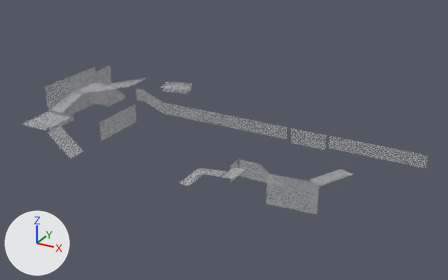
Renders of the FBX model Steel Heel Jam/Assets/Art/Meshes/Powerhouse/SM_Chainlink_01.fbx from each side of a commit.
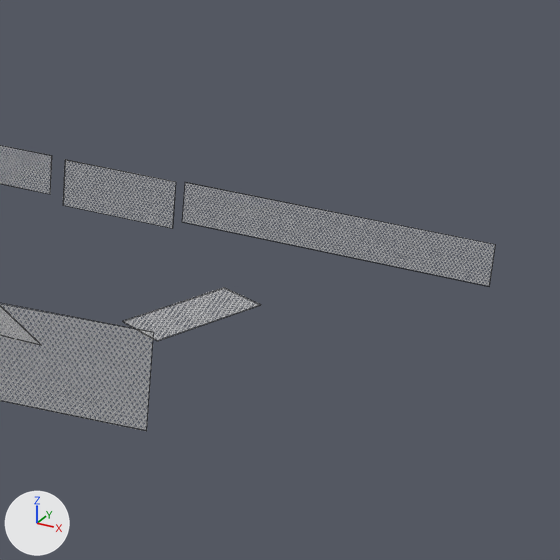
Old and new are each drawn whole from a 50 mm camera at (62.1, -121.1, 65.8) aimed at (-0.1, -8.0, 9.3) and again close up on the part from 60% to 100% of the width and 28% to 91% of the height. The lights are fixed; the arrows at lower left show +X, +Y and +Z. The close-ups show mesh edges as thin lines.

Script lines for the objects in view, before the commit:
```python
me_plane_003 = bpy.data.meshes.new('Plane.003')
me_plane_003.from_pydata(...)  # 250 vertices, 98 faces; spans x -41.3..40.8, y -30.1..14.3, z 1.4..19.9
me_plane_003.materials.append(mat_m_chainlink_01)
ob_sm_chainlink_01 = bpy.data.objects.new('SM_Chainlink_01', me_plane_003)
ob_sm_chainlink_01.location = (0.0, 0.0, 0.0)
```
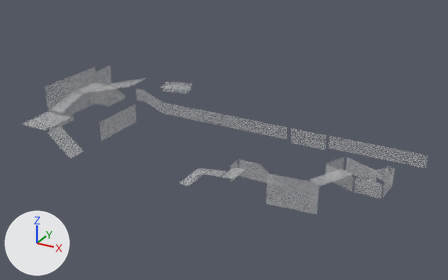
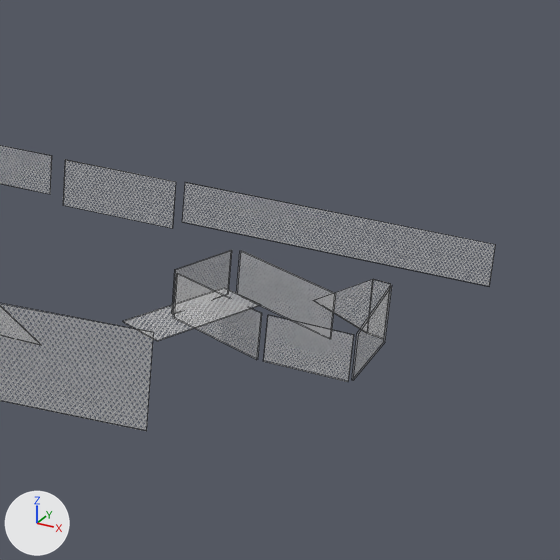
Location of each change, (x1, y1, x2, y2) in pixels of the close-ups (560 x 560 px):
part 1 of me_plane_003, added: after (172, 250, 392, 382)

The change in detail:
me_plane_003 is used by ob_sm_chainlink_01; location (0.0, 0.0, 0.0).
me_plane_003 had 250 vertices, 98 faces and spanned x -41.3..40.8, y -30.1..14.3, z 1.4..19.9.
me_plane_003 now has 302 vertices, 112 faces and spans x -41.3..40.8, y -30.1..14.3, z -0.5..19.9.
Part 1, on me_plane_003:
34 vertices are added at x 20.9..35.3, y -1.8..9.7, z -0.5..4.1.
18 new vertices lie (0.0, 0.0, 3.6) away from vertices in x 20.9..35.3, y -1.8..7.5, z 0.5.
14 new faces join them.
